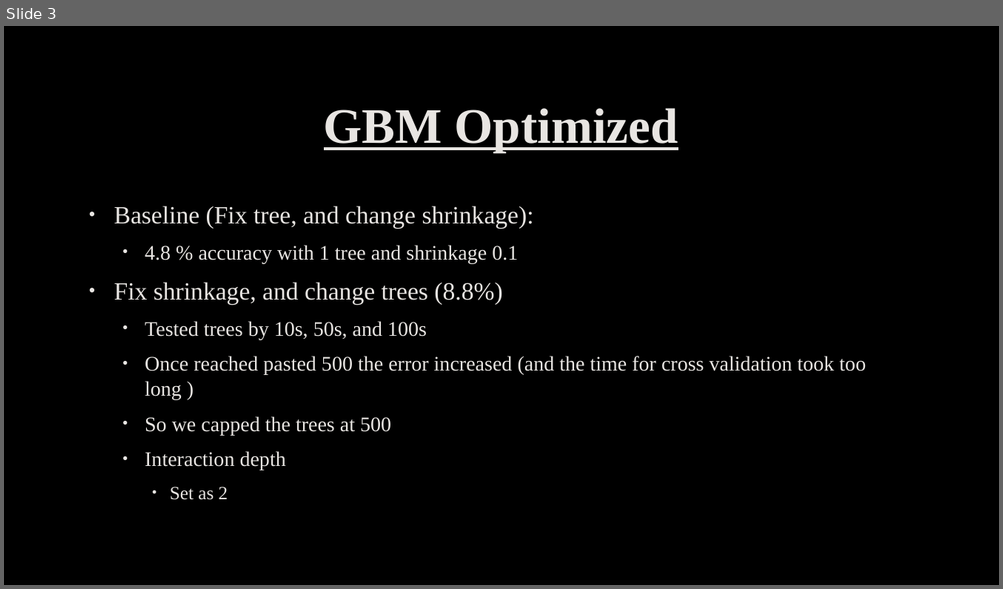
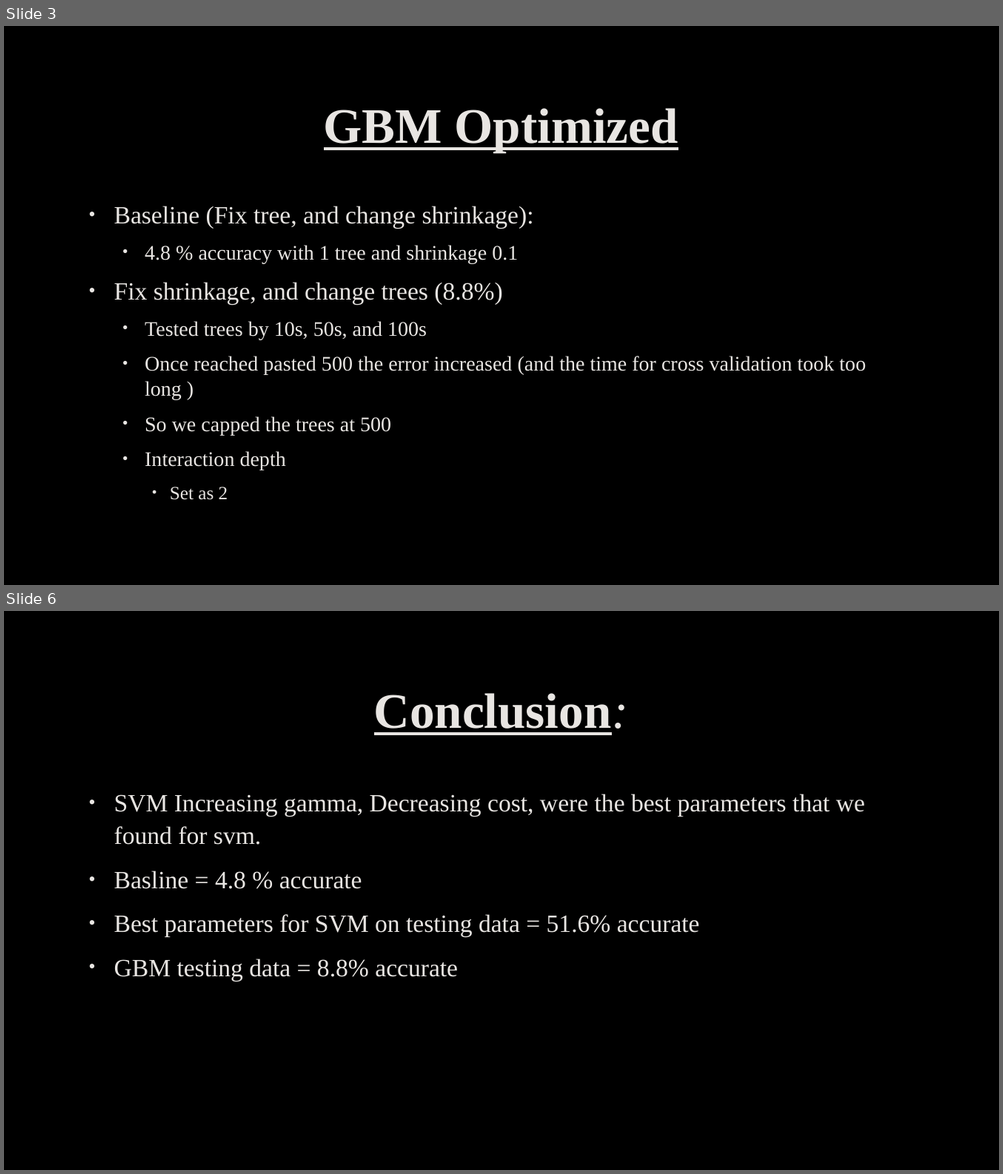
Before and after one commit to TZstatsADS/Fall2019-proj3-sec1-grp9, a slide deck: presentation/Project 3.pptx. Shown one above the other, each under a label of ours: slide 3 before the commit, slides 3 and 6 after it; the slides between them are not shown. The pictures are 1003x589 and 1003x1174 pixels, drawn with LibreOffice and Linux fonts; fonts in the diff are those of the drawing; background and template pictures are left out. Boxes give left, top, right and bottom in pixels: in the first picture for what was removed or moved away, otherwise in the second. Text is boxed around its words. In the diff, an @@ line names an element or a change of style, - is before the commit and + after.

```diff
--- a/presentation/Project 3.pptx
+++ b/presentation/Project 3.pptx
@@ slide 6 added at bbox=[4, 611, 999, 1170], background picture (left out) @@
@@ title added at bbox=[374, 693, 629, 735], 48 pt, text #E8E5E2, bold, underline @@
+Conclusion:
@@ text added at bbox=[114, 794, 865, 981], 24 pt, text #E8E5E2 @@
+• SVM Increasing gamma, Decreasing cost, were the best parameters that we found for svm.
+• Basline = 4.8 % accurate
+• Best parameters for SVM on testing data = 51.6% accurate
+• GBM testing data = 8.8% accurate
```
Also in this commit, not shown: 2 slides changed, 1 slide removed, 2 other files.
